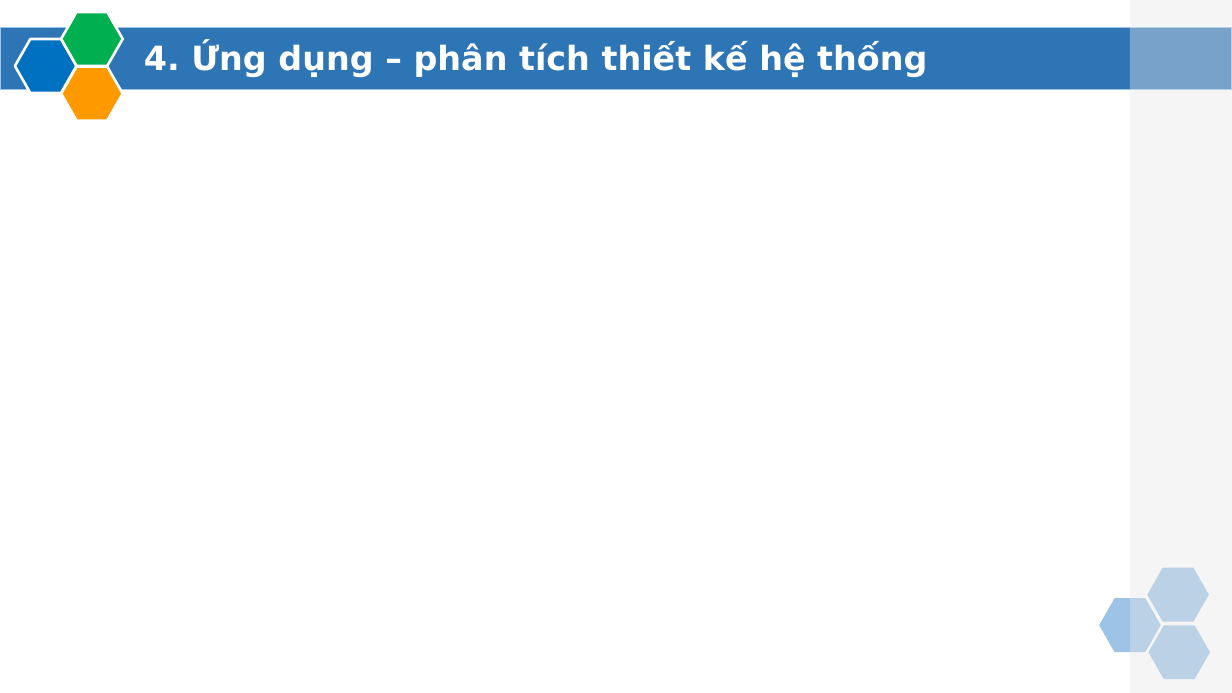
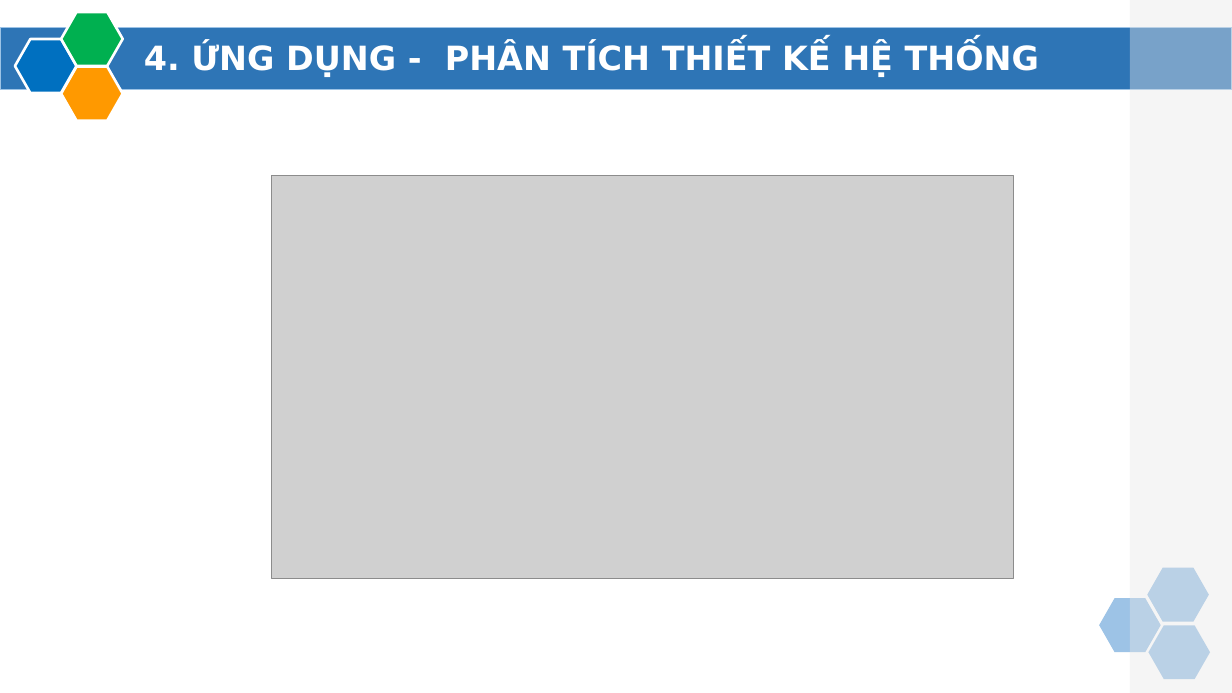
Before and after one commit to sonnc/LuanVan_SonNC_CA190141, a slide deck: slide 25 of LvThs.PPTX (slide 16 before the commit). Drawn at 1232x693 pixels with LibreOffice and Linux fonts; fonts in the diff are those of the drawing; grey boxes stand for pictures; background and template pictures are left out. Boxes give left, top, right and bottom in pixels: in the first picture for what was removed or moved away, otherwise in the second. Text is boxed around its words. In the diff, an @@ line names an element or a change of style, - is before the commit and + after.

```diff
--- a/LvThs.PPTX
+++ b/LvThs.PPTX
@@ text at [144,43,1039,77]: text changed @@
-4. Ứng dụng – phân tích thiết kế hệ thống
+4. ỨNG DỤNG - PHÂN TÍCH THIẾT KẾ HỆ THỐNG
@@ picture added at [272,176,1014,578] @@
```
Also in this commit, not shown: 12 other slides changed, 17 slides added, 4 slides removed, 47 other files.
